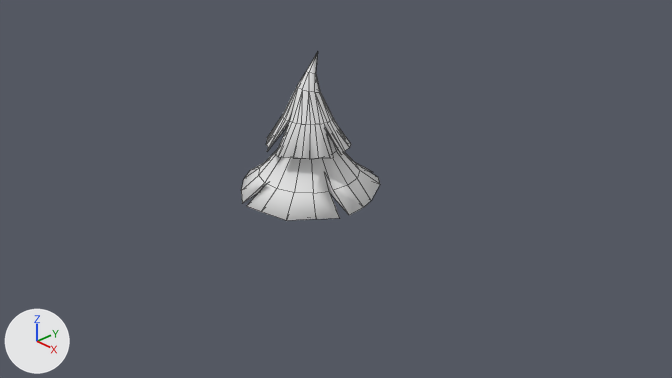
The Blender file blender/envs/pine_tree_base_6.blend: old version first, new version second.
Before and after are seen from the file's camera 'Camera'. Lighting does not change. The marker at lower left points along +X, +Y and +Z. Mesh edges are drawn as thin lines.
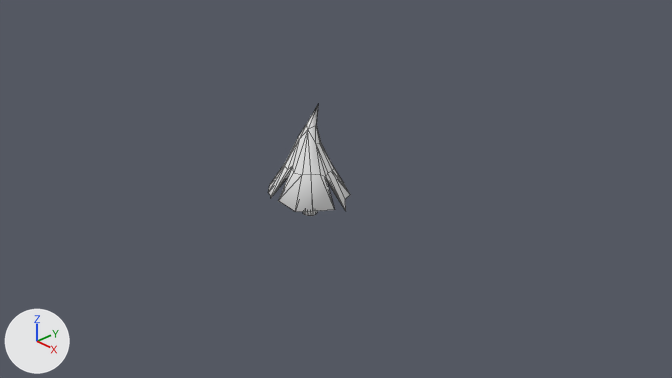
Where the change shows, as pixel boxes (x1, y1, x2, y2) in the pictures (672 x 378 px; the box of a moved part takes in the faces that stretch with it):
'Cylinder', reshaped, modifiers changed (41% narrower, 35% shorter)
    before: (241, 51, 380, 221)
    after: (268, 105, 350, 216)
part 1 of me_cylinder, moved or reshaped (not visible before)
    after: (303, 211, 317, 216)
part 2 of me_cylinder, added
    after: (268, 105, 350, 212)
part 3 of me_cylinder, deleted
    before: (241, 51, 380, 221)

Diff of the bpy script that builds the scene:
```diff
--- a/blender/envs/pine_tree_base_6.blend.py
+++ b/blender/envs/pine_tree_base_6.blend.py
@@ me_cylinder @@
 # used by ob_cylinder; location = (0.0, 0.0, 1.57); scale = (1.0, 1.0, 4.05)
-me_cylinder.from_pydata(...)  # 299 vertices, 249 faces, 2 loose edges; spans x -1.1..1.07, y -1.09..1.05, z -0.39..0.23
+me_cylinder.from_pydata(...)  # 176 vertices, 148 faces; spans x -0.66..0.69, y -0.68..0.63, z -0.38..0.04
+# me_cylinder part 1: the loose piece of 51 vertices spanning x -0.16..0.16, y -0.16..0.16, z -0.39..-0.19 is scaled about its middle by 0.69, then moved by (0.0, 0.0, -0.03)
+# me_cylinder part 2: a new loose piece of 125 vertices spanning x -0.66..0.69, y -0.68..0.63, z -0.28..0.04, in mat_pine_tree_3 (white #e7e7e7)
+# me_cylinder part 3
+# 248 vertices are removed from x -1.1..1.07, y -1.09..1.05, z -0.3..0.23
+# 213 faces are deleted
+# 2 loose edges are deleted
 me_cylinder.materials.append(mat_pine_tree_3)
@@ ob_cylinder @@
 ob_cylinder.scale = (1.0, 1.0, 4.05)
+_m = ob_cylinder.modifiers.new('Decimate', 'DECIMATE')
+_m.ratio = 0.5
```
